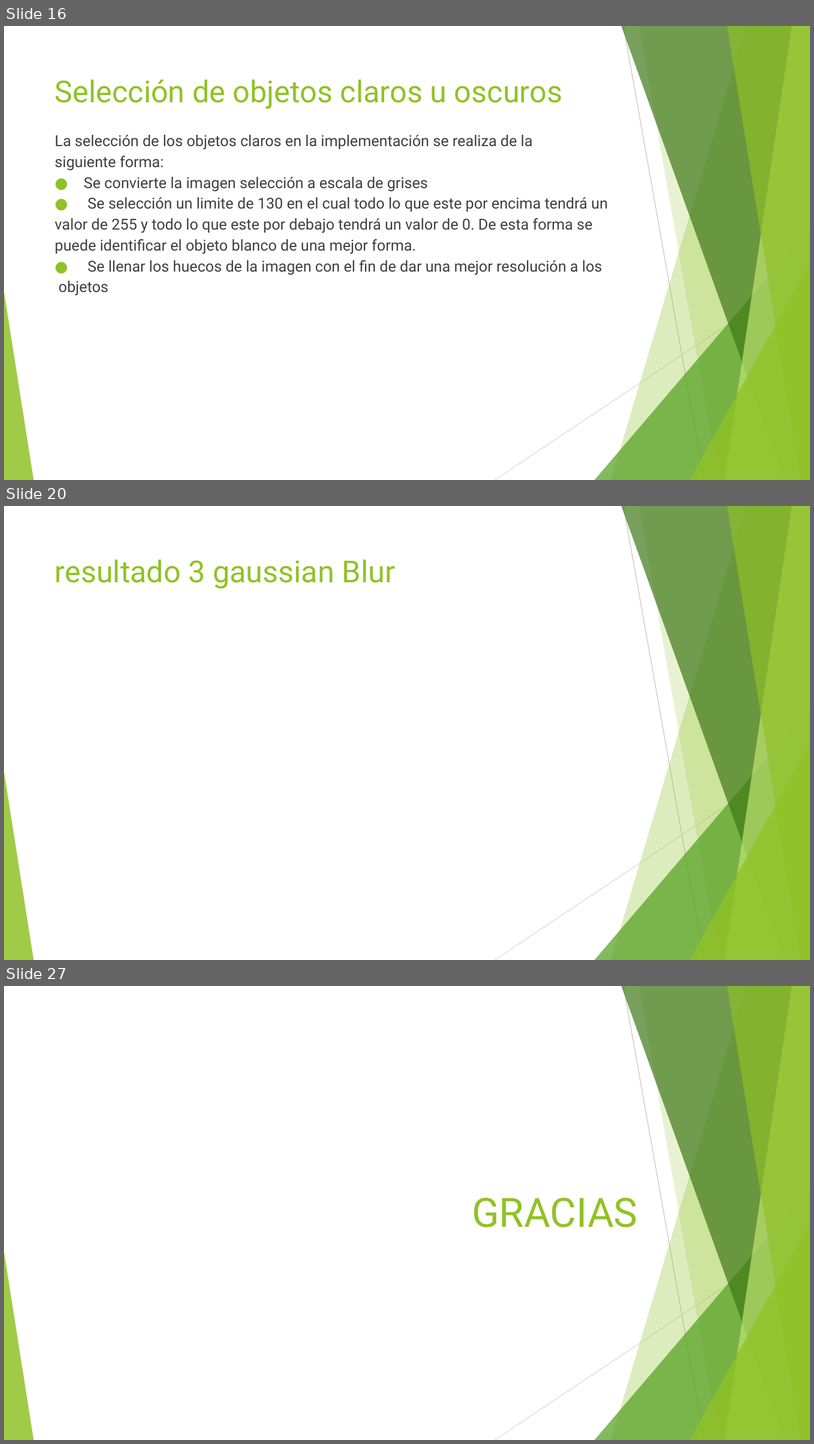
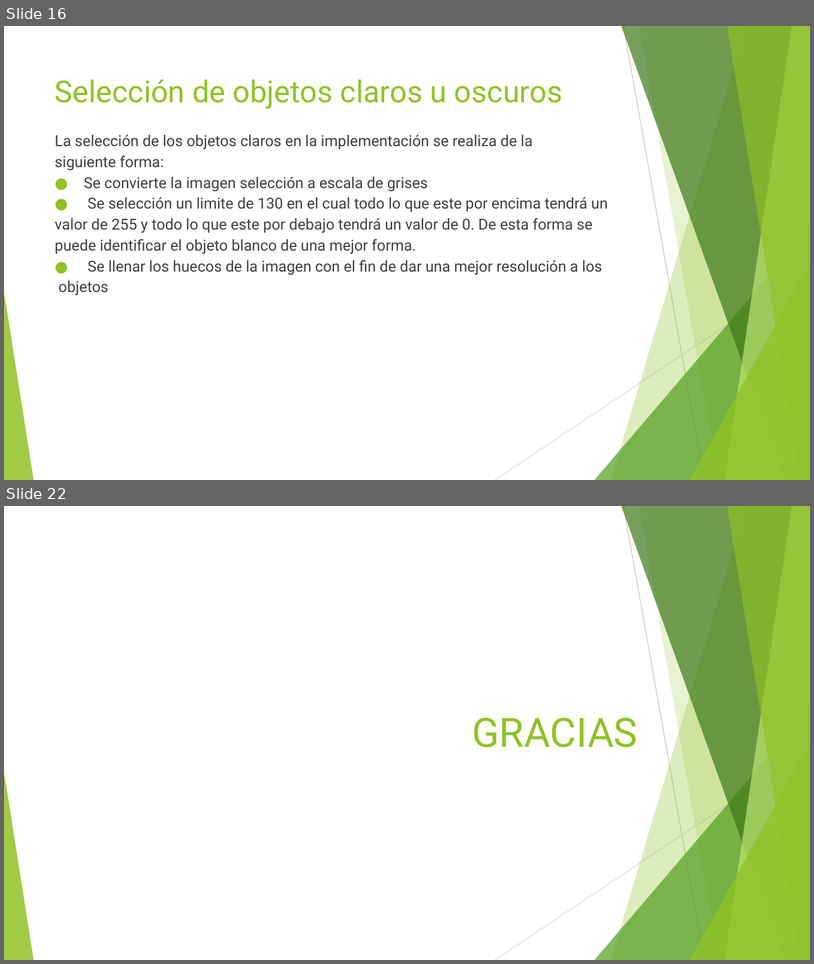
Before and after one commit to metalslayer95/HPC0120152, a slide deck: Final/Blur.pptx.pptx. Shown one above the other, each under a label of ours: slides 16, 20 and 27 before the commit, slides 16 and 22 after it; the slides between them are not shown. The pictures are 814x1444 and 814x964 pixels, drawn with LibreOffice and Linux fonts; fonts in the diff are those of the drawing. Boxes give left, top, right and bottom in pixels: in the first picture for what was removed or moved away, otherwise in the second. Text is boxed around its words. In the diff, an @@ line names an element or a change of style, - is before the commit and + after.

```diff
--- a/Final/Blur.pptx.pptx
+++ b/Final/Blur.pptx.pptx
@@ slide 20 removed at (x1=4, y1=506, x2=810, y2=960), background #FFFFFF; not listed: 10 template elements that a slide beside it also shows @@
@@ title removed at (x1=55, y1=559, x2=395, y2=589) @@
-resultado 3 gaussian Blur
@@ what was slide 27 is now slide 22 @@
```
Also in this commit, not shown: 1 slide changed, 5 slides added, 9 other slides removed, 1 other file.
